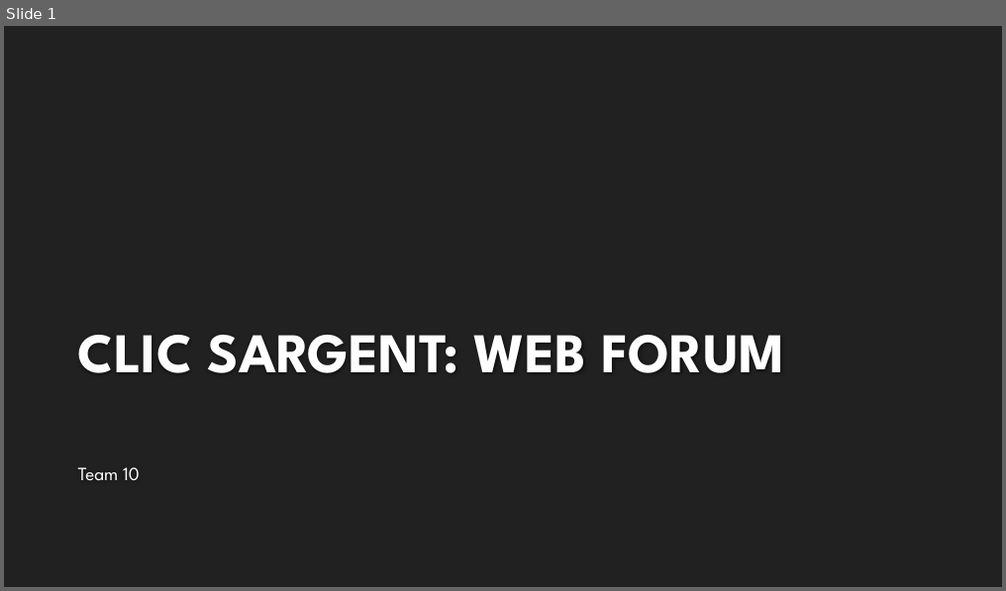
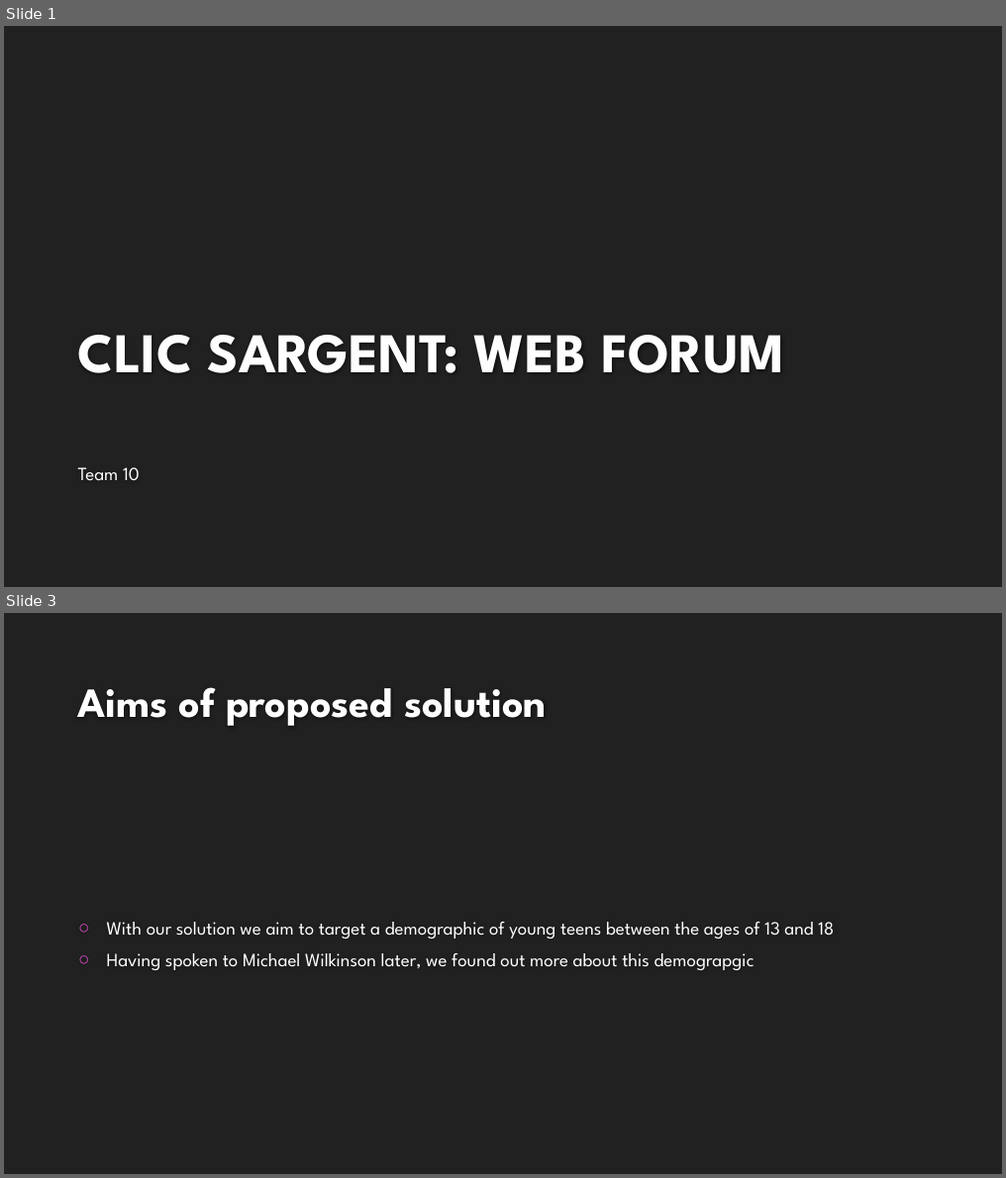
Before and after one commit to cfg-london/team-10, a slide deck: CLIC_SARGENT.pptx. Shown one above the other, each under a label of ours: slide 1 before the commit, slides 1 and 3 after it; the slides between them are not shown. The pictures are 1006x591 and 1006x1178 pixels, drawn with LibreOffice and Linux fonts; fonts in the diff are those of the drawing; background and template pictures are left out. Boxes give left, top, right and bottom in pixels: in the first picture for what was removed or moved away, otherwise in the second. Text is boxed around its words. In the diff, an @@ line names an element or a change of style, - is before the commit and + after.

```diff
--- a/CLIC_SARGENT.pptx
+++ b/CLIC_SARGENT.pptx
@@ slide 3 added at (x1=4, y1=613, x2=1002, y2=1174), background #212121 @@
@@ title added at (x1=78, y1=687, x2=547, y2=726), 40 pt, text #FEFEFE, bold @@
+Aims of proposed solution
@@ text added at (x1=107, y1=922, x2=834, y2=970), 18 pt, text #FFFFFF @@
+○ With our solution we aim to target a demographic of young teens between the ages of 13 and 18
+○ Having spoken to Michael Wilkinson later, we found out more about this demograpgic
```
Also in this commit, not shown: 2 other slides added, 2 slides removed.
